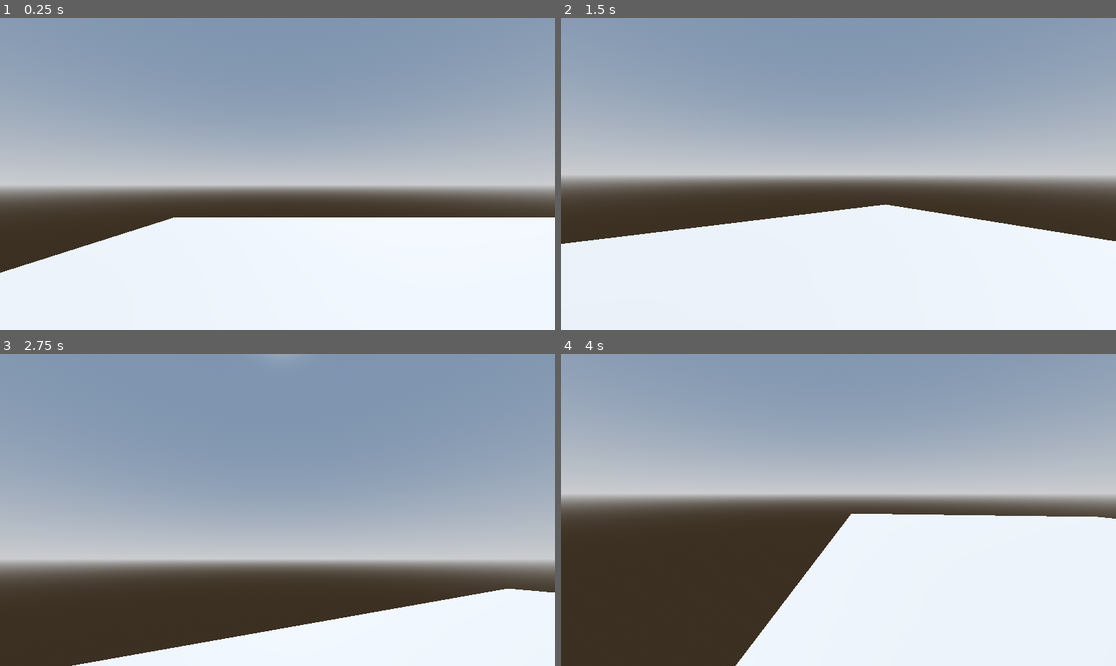
Above: before the commit, frames 1-4 (two rows, left to right).
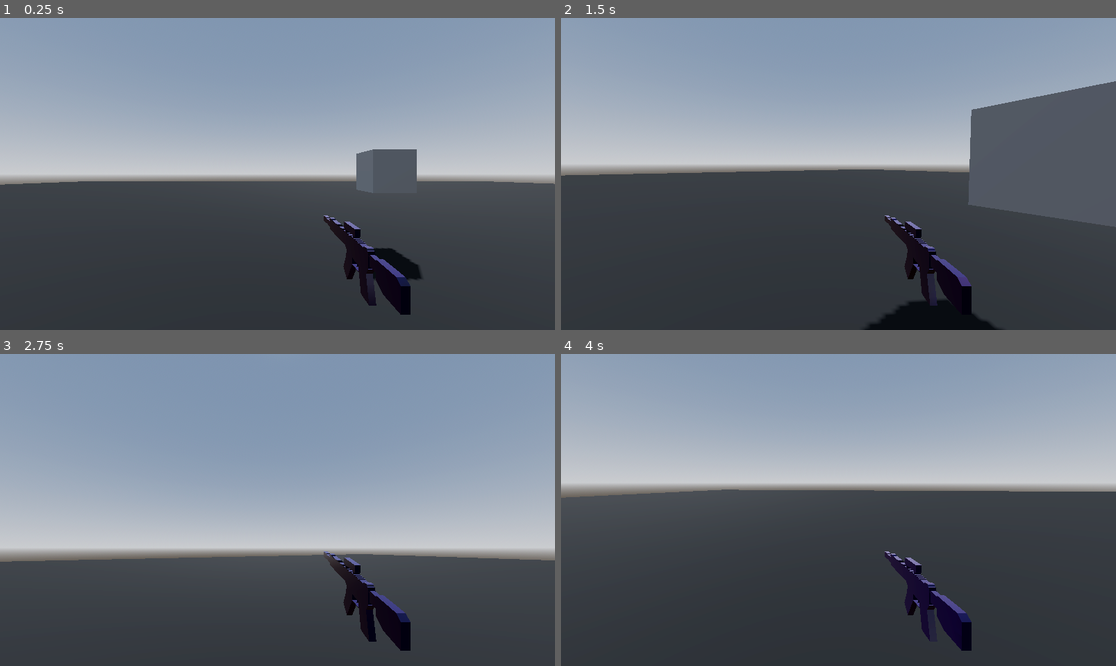
Above: after the commit, the same moments.

Repository: pimogbu/GodotLessonTost
Game: Godot game, scene res://main_level.tscn
The game is run twice, just before and just after one commit, with the same random seed, the same clock (stepped at 60 frames per second) and the same inputs. Before the commit the project starts from res://MainLevel.tscn. The engine's default icon, where the game draws it, is replaced by a stand-in: a white triangle on a blue panel in a dark square.
Inputs (mouse positions are in pixels of both pictures, inside the frame that each line leads up to):
- Up to frame 1 (0.25 s): no input
- Up to frame 2 (1.5 s): tap Enter at 0.5 s; move the mouse to (866, 174) at 0.52 s; hold E (collect, bound only after the commit) 0.53-1.28 s; hold W (move_forward) from 0.53 s (still down); tap Space (Jump, bound only before the commit) at 0.77, 1.07 s; click (866, 174) at 0.8 s; move the mouse to (810, 174) at 1.27 s; click (810, 174) at 1.35 s
- Up to frame 3 (2.75 s): keep holding W (move_forward); tap Space (Jump, bound only before the commit) at 1.52, 1.82 s; tap 6 (six, bound only after the commit) at 1.55 s; move the mouse to (288, 503) at 2.02 s; hold 6 (six, bound only after the commit) from 2.03 s (still down); tap Shift (sprint, bound only after the commit) at 2.3 s
- Up to frame 4 (4 s): keep holding W (move_forward); move the mouse to (832, 516) at 2.77 s; release 6 (six, bound only after the commit) at 2.78 s; tap Shift (sprint, bound only after the commit) at 2.85 s; tap Space (Jump, bound only before the commit) at 3.02, 3.05, 3.32 s; move the mouse to (877, 513) at 3.52 s; hold Space (Jump, bound only before the commit) from 3.53 s (still down); tap E (collect, bound only after the commit) at 3.8 s

The runs differ from the first frame. In frame 1, 48% of the frame differs, in the area x 0-100%, y 42-100%; in frame 2, 56%, in the area x 0-100%, y 20-100%; in frame 3, 35%; in frame 4, 53%.

Commit message:
Inventory, enemy and weapon system added

Diff:
--- /dev/null
+++ b/Deneme.tscn
@@ -0,0 +1,3 @@
+[gd_scene format=3 uid="uid://bvchqjj0qb0np"]
+
+[node name="Node3D" type="Node3D" unique_id=1461706434]
--- a/MainLevel.tscn
+++ /dev/null
@@ -1,59 +0,0 @@
-[gd_scene format=3 uid="uid://vykr33ns25o"]
-
-[ext_resource type="PackedScene" uid="uid://btw1kjxgp23oe" path="res://player.tscn" id="1_jq6gy"]
-
-[sub_resource type="ProceduralSkyMaterial" id="ProceduralSkyMaterial_rj4so"]
-sky_horizon_color = Color(0.66224277, 0.6717428, 0.6867428, 1)
-ground_horizon_color = Color(0.66224277, 0.6717428, 0.6867428, 1)
-
-[sub_resource type="Sky" id="Sky_jq6gy"]
-sky_material = SubResource("ProceduralSkyMaterial_rj4so")
-
-[sub_resource type="Environment" id="Environment_o3cl4"]
-background_mode = 2
-sky = SubResource("Sky_jq6gy")
-tonemap_mode = 2
-glow_enabled = true
-
-[sub_resource type="BoxMesh" id="BoxMesh_rj4so"]
-
-[sub_resource type="BoxShape3D" id="BoxShape3D_jq6gy"]
-
-[sub_resource type="BoxShape3D" id="BoxShape3D_o3cl4"]
-size = Vector3(3.856079, 2.6953125, 2.416748)
-
-[node name="Node3D" type="Node3D" unique_id=575506913]
-
-[node name="WorldEnvironment" type="WorldEnvironment" parent="." unique_id=1983588981]
-environment = SubResource("Environment_o3cl4")
-
-[node name="DirectionalLight3D" type="DirectionalLight3D" parent="." unique_id=506807267]
-transform = Transform3D(-0.8660254, -0.43301278, 0.25, 0, 0.49999997, 0.86602545, -0.50000006, 0.75, -0.43301266, 0, 0, 0)
-shadow_enabled = true
-
-[node name="CSGBox3D" type="CSGBox3D" parent="." unique_id=193100732]
-transform = Transform3D(1, 0, 0, 0, 1, 0, 0, 0, 1, -0.0018706322, 0.013880014, -0.008009911)
-use_collision = true
-size = Vector3(30.555, 0.001, 22.01)
-
-[node name="MeshInstance3D" type="MeshInstance3D" parent="." unique_id=2023934376]
-transform = Transform3D(1, 0, 0, 0, 1.0028809, 0.008211054, 0, -0.0070890654, 1.1616071, 0, 2, 1.2353145)
-mesh = SubResource("BoxMesh_rj4so")
-
-[node name="StaticBody3D" type="StaticBody3D" parent="MeshInstance3D" unique_id=305163078]
-
-[node name="CollisionShape3D" type="CollisionShape3D" parent="MeshInstance3D/StaticBody3D" unique_id=915631632]
-shape = SubResource("BoxShape3D_jq6gy")
-
-[node name="Area3D" type="Area3D" parent="MeshInstance3D" unique_id=1279918997]
-
-[node name="CollisionShape3D" type="CollisionShape3D" parent="MeshInstance3D/Area3D" unique_id=1754912178]
-transform = Transform3D(1, 0, 0, 0, 1, 0, 0, 0, 1, 0.13555908, 0.15527403, -0.016479611)
-shape = SubResource("BoxShape3D_o3cl4")
-
-[node name="CharacterBody3D" parent="." unique_id=1086394399 instance=ExtResource("1_jq6gy")]
-transform = Transform3D(1, 0, 0, 0, 1, 0, 0, 0, 1, -8.711487, 2.3619585, 2)
-
-[connection signal="body_entered" from="MeshInstance3D/Area3D" to="CharacterBody3D" method="_on_area_3d_body_entered"]
-[connection signal="body_exited" from="MeshInstance3D/Area3D" to="CharacterBody3D" method="_on_area_3d_body_exited"]
-[connection signal="mouse_entered" from="MeshInstance3D/Area3D" to="CharacterBody3D" method="_on_area_3d_mouse_entered"]
--- /dev/null
+++ b/Tres/kup.tres
@@ -0,0 +1,11 @@
+[gd_resource type="Resource" script_class="ItemData" format=3 uid="uid://c1dju77um8ofh"]
+
+[ext_resource type="Texture2D" uid="uid://4q335xxs2p" path="res://icon.svg" id="1_p4xox"]
+[ext_resource type="Script" uid="uid://1outw4ftigim" path="res://item_data.gd" id="2_4dgst"]
+
+[resource]
+script = ExtResource("2_4dgst")
+name = "kup"
+icon = ExtResource("1_p4xox")
+max_stack = 64
+metadata/_custom_type_script = "uid://1outw4ftigim"
--- /dev/null
+++ b/enemy.gd
@@ -0,0 +1,18 @@
+extends CharacterBody3D
+
+var _health : float = 100
+
+func get_health() -> int:
+	return _health
+
+func damage(hit : float) -> void:
+	set_health(_health - hit)
+
+func set_health(value:int) -> void:
+	_health = clamp(value, 0, 100)
+	print(_health)
+	if _health <= 0:
+		die()
+
+func die():
+	queue_free()
--- /dev/null
+++ b/enemy.tscn
@@ -0,0 +1,16 @@
+[gd_scene format=3 uid="uid://2oqfqxx5b61g"]
+
+[ext_resource type="Script" uid="uid://drbkta48dfioo" path="res://enemy.gd" id="1_7k104"]
+
+[sub_resource type="BoxMesh" id="BoxMesh_7k104"]
+
+[sub_resource type="BoxShape3D" id="BoxShape3D_4gyqm"]
+
+[node name="CharacterBody3D" type="CharacterBody3D" unique_id=1600685951 groups=["enemy"]]
+script = ExtResource("1_7k104")
+
+[node name="MeshInstance3D" type="MeshInstance3D" parent="." unique_id=2113296342]
+mesh = SubResource("BoxMesh_7k104")
+
+[node name="CollisionShape3D" type="CollisionShape3D" parent="." unique_id=243411342]
+shape = SubResource("BoxShape3D_4gyqm")
--- /dev/null
+++ b/interaction.gd
@@ -0,0 +1,11 @@
+extends RayCast3D
+
+func _process(delta: float) -> void:
+	if is_colliding():
+		var collider = get_collider()
+		if collider:
+			if collider.get_parent().is_in_group("item") and Input.is_action_pressed("collect"):
+				Inventory.add_item(collider.get_parent().item_data)
+				collider.get_parent().queue_free()
+			if collider.is_in_group("enemy") and Input.is_action_just_pressed("left_click"):
+				collider.damage(20)
--- a/interaction_ray.gd
+++ /dev/null
@@ -1,6 +0,0 @@
-extends RayCast3D
-
-func _process(delta: float) -> void:
-	if is_colliding():
-		var collider = get_collider()
-		collider.queue_free()
--- /dev/null
+++ b/inventory.gd
@@ -0,0 +1,18 @@
+extends Node
+
+var items: Dictionary = {}
+
+func add_item(item: ItemData, amount: int = 1) -> void:
+	if items.has(item):
+		items[item] += amount
+	else:
+		items[item] = amount
+
+	print(item.name, " eklendi. Mevcut miktar: ", items[item])
+
+func remove_item(item: ItemData, amount: int = 1) -> void:
+	if items.has(item):
+		items[item] -= amount
+		if items[item] <= 0:
+			items.erase(item)
+			print(item.name, " envanterden bitti/silindi.")
--- /dev/null
+++ b/item_data.gd
@@ -0,0 +1,6 @@
+extends Resource
+class_name ItemData
+
+@export var name: String
+@export var icon: Texture2D
+@export var max_stack: int = 99
--- /dev/null
+++ b/kup.gd
@@ -0,0 +1,3 @@
+extends MeshInstance3D
+
+@export var item_data: ItemData
--- /dev/null
+++ b/main_level.tscn
@@ -0,0 +1,91 @@
+[gd_scene format=3 uid="uid://bm22x6r7oj4tb"]
+
+[ext_resource type="Script" uid="uid://b0j4bte7usjxu" path="res://kup.gd" id="1_bhu08"]
+[ext_resource type="PackedScene" uid="uid://ckudr8chj1kgo" path="res://player.tscn" id="1_bw3m6"]
+[ext_resource type="Resource" uid="uid://c1dju77um8ofh" path="res://Tres/kup.tres" id="2_05as6"]
+[ext_resource type="PackedScene" uid="uid://2oqfqxx5b61g" path="res://enemy.tscn" id="4_05as6"]
+
+[sub_resource type="ProceduralSkyMaterial" id="ProceduralSkyMaterial_bw3m6"]
+sky_horizon_color = Color(0.66224277, 0.6717428, 0.6867428, 1)
+ground_horizon_color = Color(0.66224277, 0.6717428, 0.6867428, 1)
+
+[sub_resource type="Sky" id="Sky_6614m"]
+sky_material = SubResource("ProceduralSkyMaterial_bw3m6")
+
+[sub_resource type="Environment" id="Environment_bhu08"]
+background_mode = 2
+sky = SubResource("Sky_6614m")
+tonemap_mode = 2
+glow_enabled = true
+
+[sub_resource type="BoxMesh" id="BoxMesh_6nngp"]
+
+[sub_resource type="BoxShape3D" id="BoxShape3D_bw3m6"]
+size = Vector3(3.202, 2.21, 3.471)
+
+[sub_resource type="BoxShape3D" id="BoxShape3D_6614m"]
+
+[sub_resource type="StandardMaterial3D" id="StandardMaterial3D_bw3m6"]
+albedo_color = Color(0, 0, 0, 1)
+
+[node name="MainLevel" type="Node3D" unique_id=1744638012]
+
+[node name="WorldEnvironment" type="WorldEnvironment" parent="." unique_id=586552463]
+environment = SubResource("Environment_bhu08")
+
+[node name="DirectionalLight3D" type="DirectionalLight3D" parent="." unique_id=1631164913]
+transform = Transform3D(-0.8660254, -0.43301278, 0.25, 0, 0.49999997, 0.86602545, -0.50000006, 0.75, -0.43301266, 0, 0, 0)
+shadow_enabled = true
+
+[node name="MeshInstance3D" type="MeshInstance3D" parent="." unique_id=238131976 groups=["item"]]
+transform = Transform3D(1, 0, 0, 0, 1, 0, 0, 0, 1, 3.124394, 1.0596097, 0)
+mesh = SubResource("BoxMesh_6nngp")
+script = ExtResource("1_bhu08")
+item_data = ExtResource("2_05as6")
+
+[node name="Area3D" type="Area3D" parent="MeshInstance3D" unique_id=1448472497]
+
+[node name="CollisionShape3D" type="CollisionShape3D" parent="MeshInstance3D/Area3D" unique_id=861740078]
+transform = Transform3D(1, 0, 0, 0, 1, 0, 0, 0, 1, 0.0154418945, 0, -0.11651611)
+shape = SubResource("BoxShape3D_bw3m6")
+
+[node name="StaticBody3D" type="StaticBody3D" parent="MeshInstance3D" unique_id=1431654336]
+
+[node name="CollisionShape3D" type="CollisionShape3D" parent="MeshInstance3D/StaticBody3D" unique_id=693453456]
+shape = SubResource("BoxShape3D_6614m")
+
+[node name="MeshInstance3D2" type="MeshInstance3D" parent="." unique_id=1607150099 groups=["item"]]
+transform = Transform3D(1, 0, 0, 0, 1, 0, 0, 0, 1, 3.124394, 1.0596097, 3.6828144)
+mesh = SubResource("BoxMesh_6nngp")
+script = ExtResource("1_bhu08")
+item_data = ExtResource("2_05as6")
+
+[node name="Area3D" type="Area3D" parent="MeshInstance3D2" unique_id=1665531830]
+
+[node name="CollisionShape3D" type="CollisionShape3D" parent="MeshInstance3D2/Area3D" unique_id=239926646]
+transform = Transform3D(1, 0, 0, 0, 1, 0, 0, 0, 1, 0.0154418945, 0, -0.11651611)
+shape = SubResource("BoxShape3D_bw3m6")
+
+[node name="StaticBody3D" type="StaticBody3D" parent="MeshInstance3D2" unique_id=1029502060]
+
+[node name="CollisionShape3D" type="CollisionShape3D" parent="MeshInstance3D2/StaticBody3D" unique_id=221451621]
+shape = SubResource("BoxShape3D_6614m")
+
+[node name="CSGBox3D" type="CSGBox3D" parent="." unique_id=1063962158]
+transform = Transform3D(1, 0, 0, 0, 0.07305437, 0, 0, 0, 1, 0, 0, 0)
+use_collision = true
+size = Vector3(100, 0.002, 100)
+material = SubResource("StandardMaterial3D_bw3m6")
+
+[node name="player" parent="." unique_id=226575813 instance=ExtResource("1_bw3m6")]
+transform = Transform3D(1, 0, 0, 0, 1, 0, 0, 0, 1, -2, 1.6742835, -1)
+
+[node name="enemy" parent="." unique_id=1524816315 instance=ExtResource("4_05as6")]
+transform = Transform3D(1, 0, 0, 0, 1, 0, 0, 0, 1, 0.6969414, 1.8969955, -6.169351)
+
+[connection signal="body_entered" from="MeshInstance3D/Area3D" to="player" method="_on_area_3d_body_entered"]
+[connection signal="body_exited" from="MeshInstance3D/Area3D" to="player" method="_on_area_3d_body_exited"]
+[connection signal="mouse_entered" from="MeshInstance3D/Area3D" to="player" method="_on_area_3d_mouse_entered"]
+[connection signal="body_entered" from="MeshInstance3D2/Area3D" to="player" method="_on_area_3d_body_entered"]
+[connection signal="body_exited" from="MeshInstance3D2/Area3D" to="player" method="_on_area_3d_body_exited"]
+[connection signal="mouse_entered" from="MeshInstance3D2/Area3D" to="player" method="_on_area_3d_mouse_entered"]
--- a/player.gd
+++ b/player.gd
@@ -3,6 +3,7 @@
 @onready var player: CharacterBody3D = $"."
 @onready var camera_pivot: Node3D = $CameraPivot
 @onready var camera3d: Camera3D = $CameraPivot/Camera3D
+@onready var ray: RayCast3D = $CameraPivot/InteractionRay
 
 @export_group("Camera")
 @export var mouse_sensitivity : float = 1
@@ -14,6 +15,12 @@
 
 var camera_input_direction : Vector2 = Vector2.ZERO
 
+# Stamina Değişkenleri
+var SPRINT_SPEED : float = 8.0
+var WALK_SPEED : float = 5.0
+var stamina : float = 100.0
+var initial_stamina: float = 100.0
+
 func _ready() -> void:
 	Input.mouse_mode = Input.MOUSE_MODE_CAPTURED
 
@@ -22,10 +29,17 @@
 	if is_camera_motion:
 		camera_input_direction = event.screen_relative * mouse_sensitivity
 
-	if event.is_action_pressed("Jump") and player.is_on_floor():
+	if event.is_action_pressed("jump") and player.is_on_floor():
 		player.velocity.y = JUMP_VELOCITY
 
 func _physics_process(delta: float) -> void:
+	if Input.is_action_pressed("sprint") and stamina > 0:
+		move_speed = SPRINT_SPEED
+		stamina -= 10.0 * delta
+	else:
+		move_speed = WALK_SPEED
+		stamina += 2.0 * delta
+		stamina = clamp(stamina, 0, initial_stamina)
 
 	# KAMERA HAREKETLERI
 	camera_pivot.rotation.x -= camera_input_direction.y * delta
@@ -62,7 +76,7 @@
 	print("Alanıma girdin")
 
 func _on_area_3d_body_exited(body: Node3D) -> void:
-	print("Alanımdan çıktın")
+	print("Alanımdan cıktın")
 
 func _on_area_3d_mouse_entered() -> void:
-	print("Beni dürtme")
+	print("beni dürtme")
--- a/player.tscn
+++ b/player.tscn
@@ -1,29 +1,56 @@
-[gd_scene format=3 uid="uid://btw1kjxgp23oe"]
+[gd_scene format=3 uid="uid://ckudr8chj1kgo"]
 
-[ext_resource type="Script" uid="uid://bi3ax6ia6lc5x" path="res://player.gd" id="1_4flbx"]
-[ext_resource type="Script" uid="uid://rrkarcdvl8rm" path="res://interaction_ray.gd" id="2_onrkg"]
+[ext_resource type="Script" uid="uid://drlldp7l6q0o4" path="res://player.gd" id="1_4flbx"]
+[ext_resource type="Script" uid="uid://b8p13dwyuigxe" path="res://interaction.gd" id="2_onrkg"]
+[ext_resource type="PackedScene" uid="uid://c0laxl5ekx3sl" path="res://rifle0_mat.glb" id="3_i3pqv"]
 
 [sub_resource type="BoxMesh" id="BoxMesh_sh265"]
-size = Vector3(1, 2.5, 1)
 
-[sub_resource type="BoxShape3D" id="BoxShape3D_4flbx"]
-size = Vector3(1, 2.5, 1)
+[sub_resource type="BoxShape3D" id="BoxShape3D_sh265"]
+size = Vector3(1, 2.41, 1)
 
-[node name="CharacterBody3D" type="CharacterBody3D" unique_id=1086394399]
+[node name="player" type="CharacterBody3D" unique_id=226575813]
 script = ExtResource("1_4flbx")
 
-[node name="MeshInstance3D" type="MeshInstance3D" parent="." unique_id=773688047]
+[node name="MeshInstance3D" type="MeshInstance3D" parent="." unique_id=809658181]
+transform = Transform3D(1, 0, 0, 0, 2.406, 0, 0, 0, 1, 0, 0, 0)
 mesh = SubResource("BoxMesh_sh265")
 
-[node name="CollisionShape3D" type="CollisionShape3D" parent="." unique_id=1733961588]
-shape = SubResource("BoxShape3D_4flbx")
+[node name="CollisionShape3D" type="CollisionShape3D" parent="." unique_id=2040031214]
+shape = SubResource("BoxShape3D_sh265")
 
-[node name="CameraPivot" type="Node3D" parent="." unique_id=122245226]
-transform = Transform3D(1, 0, 0, 0, 1, 0, 0, 0, 1, 0, 0.832616, 0)
+[node name="CameraPivot" type="Node3D" parent="." unique_id=521817869]
+transform = Transform3D(1, 0, 0, 0, 1, 0, 0, 0, 1, 0, 0.6273222, 0)
 
-[node name="Camera3D" type="Camera3D" parent="CameraPivot" unique_id=716980257]
-transform = Transform3D(1, 0, 0, 0, 0.9986295, -0.05233596, 0, 0.05233596, 0.9986295, 0, 0, 0)
+[node name="Camera3D" type="Camera3D" parent="CameraPivot" unique_id=1410827178]
 
-[node name="InteractionRay" type="RayCast3D" parent="CameraPivot" unique_id=466310700]
-transform = Transform3D(1, 0, 0, 0, -2.8224358e-07, -0.9999997, 0, 6.45698, -4.3711374e-08, 0, 0, -0.8438362)
+[node name="rifle0_mat" parent="CameraPivot/Camera3D" unique_id=616085953 instance=ExtResource("3_i3pqv")]
+transform = Transform3D(-4.3711385e-08, 0.99999994, -4.3711385e-08, 0, -4.3711385e-08, -0.9999999, -0.99999994, -4.3711385e-08, 1.9106853e-15, 0.35140437, -0.32822812, -1.0146239)
+
+[node name="InteractionRay" type="RayCast3D" parent="CameraPivot" unique_id=721459025]
+transform = Transform3D(1, 0, 0, 0, -4.614062e-06, -0.99999964, 0, 105.557434, -4.371137e-08, 0, -0.28045106, -0.9194517)
 script = ExtResource("2_onrkg")
+
+[node name="UserInterface" type="Control" parent="." unique_id=1457442285]
+visible = false
+layout_mode = 3
+anchors_preset = 0
+offset_right = 1153.0
+offset_bottom = 646.0
+mouse_filter = 2
+
+[node name="Label" type="Label" parent="UserInterface" unique_id=170186201]
+layout_mode = 1
+anchors_preset = 8
+anchor_left = 0.5
+anchor_top = 0.5
+anchor_right = 0.5
+anchor_bottom = 0.5
+offset_left = -21.5
+offset_top = -22.5
+offset_right = 21.5
+offset_bottom = 0.5
+grow_horizontal = 2
+grow_vertical = 2
+scale = Vector2(1.5602517, 1.0332248)
+text = "."
--- /dev/null
+++ b/player_movement.gd
@@ -0,0 +1,33 @@
+extends CharacterBody3D
+
+@onready var player: CharacterBody3D = $"."
+@onready var camera3d: Camera3D = $CameraPivot/Camera3D
+
+@export_group("Movement")
+@export var move_speed : float = 5.0
+@export var acceleration : float = 20.0
+@export var JUMP_VELOCITY : float = 15.0
+
+func _unhandled_input(event: InputEvent) -> void:
+	if event.is_action_pressed("jump") and player.is_on_floor():
+		player.velocity.y = JUMP_VELOCITY
+
+func _physics_process(delta: float) -> void:
+	# Yerçekimi
+	if not player.is_on_floor():
+		player.velocity += player.get_gravity() * delta * 5.0
+
+	# HAREKET
+	var raw_input : Vector2 = Input.get_vector("move_left", "move_right", "move_forward", "move_back")
+	var forward : Vector3 = camera3d.global_basis.z
+	var right : Vector3 = camera3d.global_basis.x
+
+	var move_direction : Vector3 = (forward * raw_input.y + right * raw_input.x)
+	move_direction.y = 0.0
+	move_direction = move_direction.normalized()
+
+		# Hedef hıza doğru ivmelenme (Move Toward)
+	player.velocity.x = move_toward(player.velocity.x, move_direction.x * move_speed, acceleration * delta)
+	player.velocity.z = move_toward(player.velocity.z, move_direction.z * move_speed, acceleration * delta)
+
+	player.move_and_slide()
--- a/project.godot
+++ b/project.godot
@@ -10,18 +10,21 @@
 
 [application]
 
-config/name="TostGame"
-run/main_scene="res://MainLevel.tscn"
+config/name="New Game Project"
+run/main_scene="uid://bm22x6r7oj4tb"
 config/features=PackedStringArray("4.6", "Forward Plus")
 config/icon="res://icon.svg"
 
+[autoload]
+
+Inventory="*uid://cgddealqjkww6"
+
+[global_group]
+
+enemy=""
+
 [input]
 
-Jump={
-"deadzone": 0.2,
-"events": [Object(InputEventKey,"resource_local_to_scene":false,"resource_name":"","device":-1,"window_id":0,"alt_pressed":false,"shift_pressed":false,"ctrl_pressed":false,"meta_pressed":false,"pressed":false,"keycode":0,"physical_keycode":32,"key_label":0,"unicode":32,"location":0,"echo":false,"script":null)
-]
-}
 move_left={
 "deadzone": 0.2,
 "events": [Object(InputEventKey,"resource_local_to_scene":false,"resource_name":"","device":-1,"window_id":0,"alt_press …(191 unchanged characters)…
@@ -37,9 +40,34 @@
 "events": [Object(InputEventKey,"resource_local_to_scene":false,"resource_name":"","device":-1,"window_id":0,"alt_press …(192 unchanged characters)…
 ]
 }
+six={
+"deadzone": 0.2,
+"events": [Object(InputEventKey,"resource_local_to_scene":false,"resource_name":"","device":-1,"window_id":0,"alt_pressed":false,"shift_pressed":false,"ctrl_pressed":false,"meta_pressed":false,"pressed":false,"keycode":0,"physical_keycode":54,"key_label":0,"unicode":54,"location":0,"echo":false,"script":null)
+]
+}
+jump={
+"deadzone": 0.2,
+"events": [Object(InputEventKey,"resource_local_to_scene":false,"resource_name":"","device":-1,"window_id":0,"alt_pressed":false,"shift_pressed":false,"ctrl_pressed":false,"meta_pressed":false,"pressed":false,"keycode":0,"physical_keycode":32,"key_label":0,"unicode":32,"location":0,"echo":false,"script":null)
+]
+}
 move_back={
 "deadzone": 0.2,
 "events": [Object(InputEventKey,"resource_local_to_scene":false,"resource_name":"","device":-1,"window_id":0,"alt_press …(192 unchanged characters)…
+]
+}
+sprint={
+"deadzone": 0.2,
+"events": [Object(InputEventKey,"resource_local_to_scene":false,"resource_name":"","device":-1,"window_id":0,"alt_pressed":false,"shift_pressed":false,"ctrl_pressed":false,"meta_pressed":false,"pressed":false,"keycode":0,"physical_keycode":4194325,"key_label":0,"unicode":0,"location":0,"echo":false,"script":null)
+]
+}
+collect={
+"deadzone": 0.2,
+"events": [Object(InputEventKey,"resource_local_to_scene":false,"resource_name":"","device":-1,"window_id":0,"alt_pressed":false,"shift_pressed":false,"ctrl_pressed":false,"meta_pressed":false,"pressed":false,"keycode":0,"physical_keycode":69,"key_label":0,"unicode":101,"location":0,"echo":false,"script":null)
+]
+}
+left_click={
+"deadzone": 0.2,
+"events": [Object(InputEventMouseButton,"resource_local_to_scene":false,"resource_name":"","device":-1,"window_id":0,"alt_pressed":false,"shift_pressed":false,"ctrl_pressed":false,"meta_pressed":false,"button_mask":1,"position":Vector2(187, 17),"global_position":Vector2(196, 65),"factor":1.0,"button_index":1,"canceled":false,"pressed":true,"double_click":false,"script":null)
 ]
 }
 
Not shown, added: enemy.gd.uid
Not shown, changed: icon.svg.import
Not shown, added: interaction.gd.uid
Not shown, removed: interaction_ray.gd.uid
Not shown, added: inventory.gd.uid
Not shown, added: item_data.gd.uid
Not shown, added: kup.gd.uid
Not shown, changed: player.gd.uid
Not shown, added: player_movement.gd.uid
Not shown, added: rifle0_mat.glb.import
